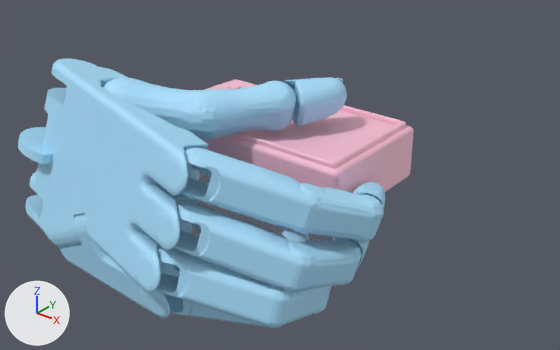
The glTF model static/data/3dmodel/ShadowHand/contactdb+camera/4.glb: old version first, new version second.
One viewpoint serves both versions: a 50 mm camera at (0.217, -0.271, 0.154) aimed at (0.004, -0.006, -0.01). Arrows for +X, +Y and +Z are at lower left; the lights stay in place. Where no turn or scale is listed for an object, it has been applied to the vertices.

Names of what the first picture shows: 'geometry_0'.
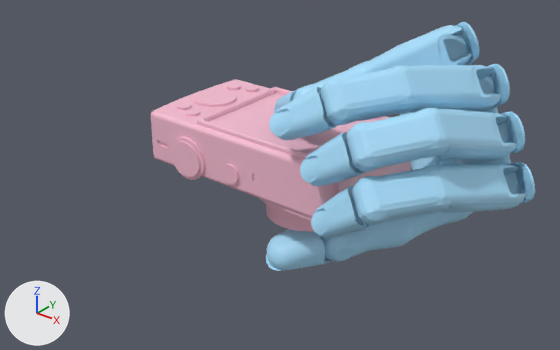
Where the change shows, as pixel boxes [x1, y1, x2, y2] in the pictures (560 x 350 px; the box of a moved part takes in the faces that stretch with it):
'geometry_0', reshaped (7% shorter): before [18, 59, 414, 328]; after [151, 22, 535, 271]
part 1 of me_geometry_0, moved or reshaped: before [25, 59, 211, 293]; after [435, 64, 535, 203]
part 2 of me_geometry_0, moved or reshaped (not visible afterwards): before [18, 127, 53, 164]
part 3 of me_geometry_0, moved or reshaped: before [99, 67, 128, 78]; after [400, 111, 443, 170]
part 4 of me_geometry_0, moved or reshaped: before [181, 148, 310, 231]; after [438, 163, 527, 213]
part 5 of me_geometry_0, moved or reshaped: before [282, 239, 361, 292]; after [352, 165, 451, 225]
part 6 of me_geometry_0, moved or reshaped: before [174, 202, 297, 289]; after [436, 109, 517, 160]
part 7 of me_geometry_0, moved or reshaped: before [261, 283, 331, 328]; after [346, 108, 450, 172]
part 8 of me_geometry_0, moved or reshaped: before [156, 247, 273, 325]; after [405, 65, 502, 113]
part 9 of me_geometry_0, moved or reshaped (not visible before): after [320, 66, 418, 125]
part 10 of me_geometry_0, moved or reshaped: before [333, 237, 369, 273]; after [269, 87, 337, 140]
part 11 of me_geometry_0, moved or reshaped: before [60, 213, 170, 318]; after [443, 22, 480, 65]
part 12 of me_geometry_0, moved or reshaped: before [164, 268, 267, 327]; after [367, 25, 472, 72]
part 13 of me_geometry_0, added (blue): after [293, 61, 372, 100]
part 14 of me_geometry_0, moved or reshaped: before [102, 77, 221, 140]; after [398, 212, 472, 247]
part 15 of me_geometry_0, added (blue): after [320, 218, 413, 262]
part 16 of me_geometry_0, moved or reshaped: before [190, 77, 385, 243]; after [153, 89, 372, 238]
part 17 of me_geometry_0, moved or reshaped: before [281, 228, 309, 243]; after [266, 229, 331, 271]

The change, as a list of edits to the scene's bpy script:
```text
Change me_geometry_0:
    remove me_geometry_0.from_pydata(...)  # 27272 vertices, 54210 faces; spans x -0.098..0.079, y -0.101..0.033, z -0.051..0.046
    add me_geometry_0.from_pydata(...)  # 27272 vertices, 54210 faces; spans x -0.06..0.117, y -0.046..0.118, z -0.055..0.065
    me_geometry_0 part 1: the loose piece of 3477 vertices spanning x -0.095..0.026, y -0.101..-0.045, z -0.04..0.046 is multiplied about its middle by the matrix ((0.517, -0.642, 0.566), (-0.805, -0.59, 0.067), (0.291, -0.49, -0.821)), then moved by (0.096, 0.137, -0.002)
    me_geometry_0 part 2: the loose piece of 90 vertices spanning x -0.098..-0.061, y -0.09..-0.051, z -0.004..0.012 is multiplied about its middle by the matrix ((0.517, -0.642, 0.566), (-0.805, -0.59, 0.067), (0.291, -0.49, -0.821)), then moved by (0.116, 0.17, -0.018)
    me_geometry_0 part 3: the loose piece of 2386 vertices spanning x -0.083..-0.025, y -0.074..-0.042, z -0.038..0.041 is multiplied about its middle by the matrix ((0.517, -0.642, 0.566), (-0.805, -0.59, 0.067), (0.291, -0.49, -0.821)), then moved by (0.095, 0.13, -0.013)
    me_geometry_0 part 4: the loose piece of 549 vertices spanning x 0.011..0.064, y -0.087..-0.048, z 0.002..0.033 is multiplied about its middle by the matrix ((0.272, -0.636, 0.722), (-0.868, -0.487, -0.102), (0.416, -0.599, -0.684)), then moved by (0.061, 0.072, -0.01)
    me_geometry_0 part 5: the loose piece of 224 vertices spanning x 0.051..0.073, y -0.074..-0.034, z -0.028..-0.001 is multiplied about its middle by the matrix ((0.504, -0.558, 0.66), (-0.691, -0.718, -0.08), (0.518, -0.416, -0.747)), then moved by (0.021, 0.028, 0.027)
    me_geometry_0 part 6: the loose piece of 549 vertices spanning x 0.011..0.067, y -0.093..-0.057, z -0.019..0.011 is multiplied about its middle by the matrix ((0.287, -0.644, 0.709), (-0.871, -0.483, -0.085), (0.397, -0.593, -0.7)), then moved by (0.053, 0.082, 0.033)
    me_geometry_0 part 7: the loose piece of 224 vertices spanning x 0.045..0.063, y -0.08..-0.039, z -0.044..-0.018 is multiplied about its middle by the matrix ((0.469, -0.54, 0.699), (-0.67, -0.733, -0.117), (0.575, -0.414, -0.705)), then moved by (0.024, 0.036, 0.065)
    me_geometry_0 part 8: the loose piece of 549 vertices spanning x 0.004..0.06, y -0.098..-0.063, z -0.035..-0.009 is multiplied about its middle by the matrix ((0.037, -0.648, 0.76), (-0.933, -0.294, -0.206), (0.358, -0.702, -0.616)), then moved by (0.044, 0.095, 0.066)
    me_geometry_0 part 9: the loose piece of 224 vertices spanning x 0.026..0.05, y -0.065..-0.026, z -0.051..-0.029 is multiplied about its middle by the matrix ((0.761, -0.446, 0.471), (-0.248, -0.871, -0.424), (0.6, 0.206, -0.773)), then moved by (0.022, 0.029, 0.086)
    me_geometry_0 part 10: the loose piece of 2529 vertices spanning x 0.051..0.071, y -0.039..-0.011, z -0.03..-0.011 is multiplied about its middle by the matrix ((0.399, -0.618, 0.677), (-0.805, -0.59, -0.064), (0.439, -0.519, -0.733)), then moved by (-0.023, -0.008, 0.056)
    me_geometry_0 part 11: the loose piece of 746 vertices spanning x -0.06..0.009, y -0.093..-0.066, z -0.05..-0.006 is multiplied about its middle by the matrix ((0.596, -0.693, 0.406), (-0.731, -0.677, -0.083), (0.333, -0.248, -0.91)), then moved by (0.081, 0.141, 0.062)
    me_geometry_0 part 12: the loose piece of 549 vertices spanning x -0.007..0.049, y -0.086..-0.049, z -0.051..-0.031 is multiplied about its middle by the matrix ((0.019, -0.934, 0.358), (-0.995, 0.018, 0.099), (-0.099, -0.358, -0.929)), then moved by (0.035, 0.089, 0.089)
    me_geometry_0 part 13: the loose piece of 224 vertices spanning x 0.048..0.079, y -0.064..-0.028, z -0.008..0.02 is copied, and the copy is multiplied about its middle by the matrix ((0.286, -0.741, 0.607), (-0.954, -0.161, 0.253), (-0.09, -0.651, -0.753)), then moved by (-0.024, 0.039, 0.033); it spans x 0.023..0.056, y -0.025..0.009, z 0.026..0.053
    me_geometry_0 part 14: the loose piece of 207 vertices spanning x -0.055..0.003, y -0.071..-0.031, z 0.017..0.043 is multiplied about its middle by the matrix ((-0.089, -0.631, 0.77), (-0.986, -0.056, -0.16), (0.144, -0.773, -0.617)), then moved by (0.083, 0.099, -0.065)
    me_geometry_0 part 15: the loose piece of 633 vertices spanning x -0.02..0.02, y -0.053..-0.005, z 0.018..0.041 is copied, and the copy is multiplied about its middle by the matrix ((0.168, -0.772, 0.614), (-0.805, -0.467, -0.367), (0.569, -0.432, -0.699)), then moved by (0.041, 0.046, -0.069); it spans x 0.02..0.06, y -0.007..0.042, z -0.05..-0.027
    me_geometry_0 part 16: 45 vertices moved within x 0.004..0.065, y -0.033..-0.002, z -0.006..0.038; 5693 vertices removed from x -0.02..0.079, y -0.064..0.018, z -0.009..0.041; 7676 vertices added at x 0.003..0.076, y -0.045..-0.001, z -0.011..0.041
    me_geometry_0 part 17: 7 vertices moved within x 0.014..0.021, y -0.027..-0.006, z -0.043..-0.031; 2510 vertices removed from x 0.014..0.036, y -0.032..-0.004, z -0.046..-0.028; 2361 vertices added at x 0.008..0.036, y -0.027..0.005, z -0.051..-0.031
```
